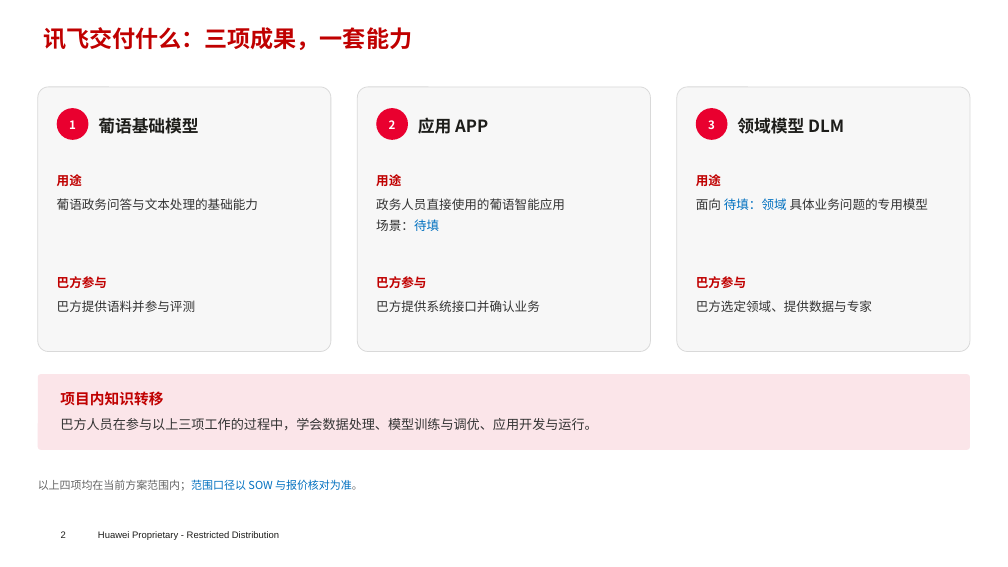
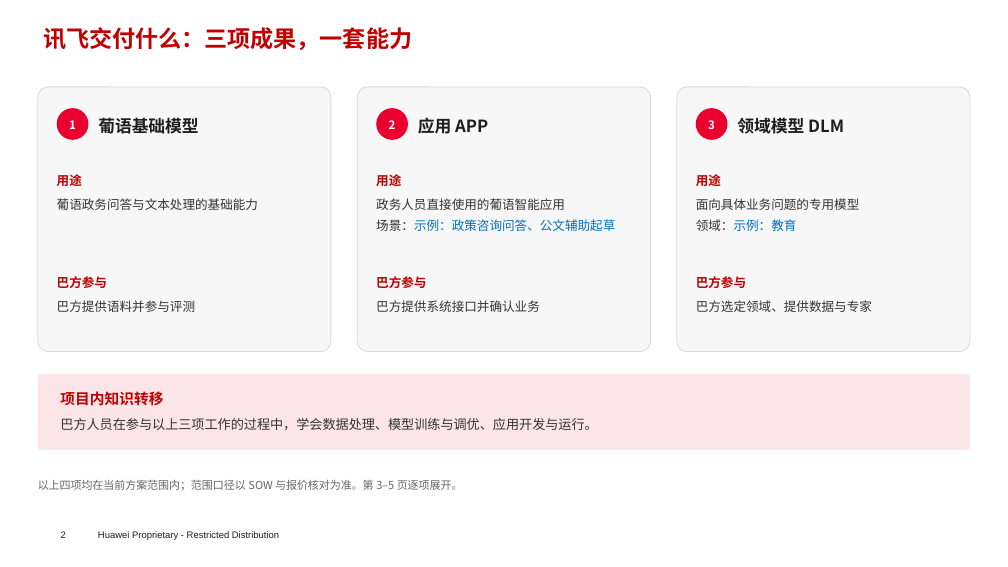
Before and after one commit to chyhcs/wyyh, a slide deck: slide 2 of RNP-讯飞交流-中文简版.pptx. Drawn at 1008x567 pixels with LibreOffice and Linux fonts; fonts in the diff are those of the drawing; background and template pictures are left out. Boxes give left, top, right and bottom in pixels: in the first picture for what was removed or moved away, otherwise in the second. Text is boxed around its words. In the diff, an @@ line names an element or a change of style, - is before the commit and + after.

```diff
--- a/RNP-讯飞交流-中文简版.pptx
+++ b/RNP-讯飞交流-中文简版.pptx
@@ text at (696,198,860,231): text changed @@
-面向 待填：领域 具体业务问题的专用模型
+面向具体业务问题的专用模型
+领域：示例：教育
@@ text at (376,219,615,231): text changed; text colour #333333 to #0070C0 @@
-场景：待填
+场景：示例：政策咨询问答、公文辅助起草
@@ text at (38,480,463,491): text changed @@
-以上四项均在当前方案范围内；范围口径以 SOW 与报价核对为准。
+以上四项均在当前方案范围内；范围口径以 SOW 与报价核对为准。第 3–5 页逐项展开。
```
Also in this commit, not shown: 5 other slides changed, 3 slides added, 1 slide removed, 1 other file.
